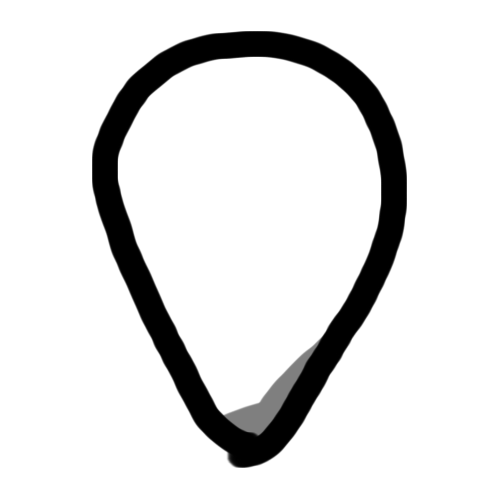
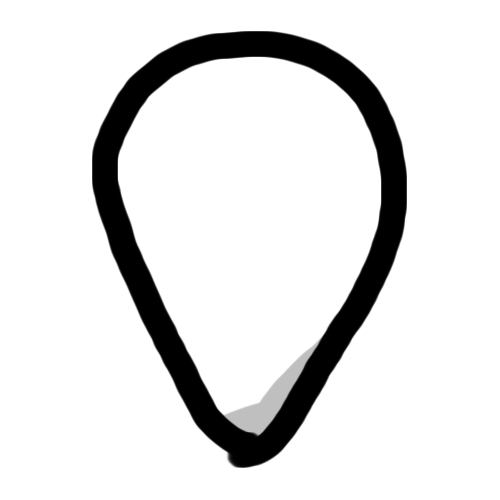
Two versions of the same layered image (500×500). Layer-by-layer changes:
"Layer 4": opacity 50% → 25% over (223, 333, 326, 437)
